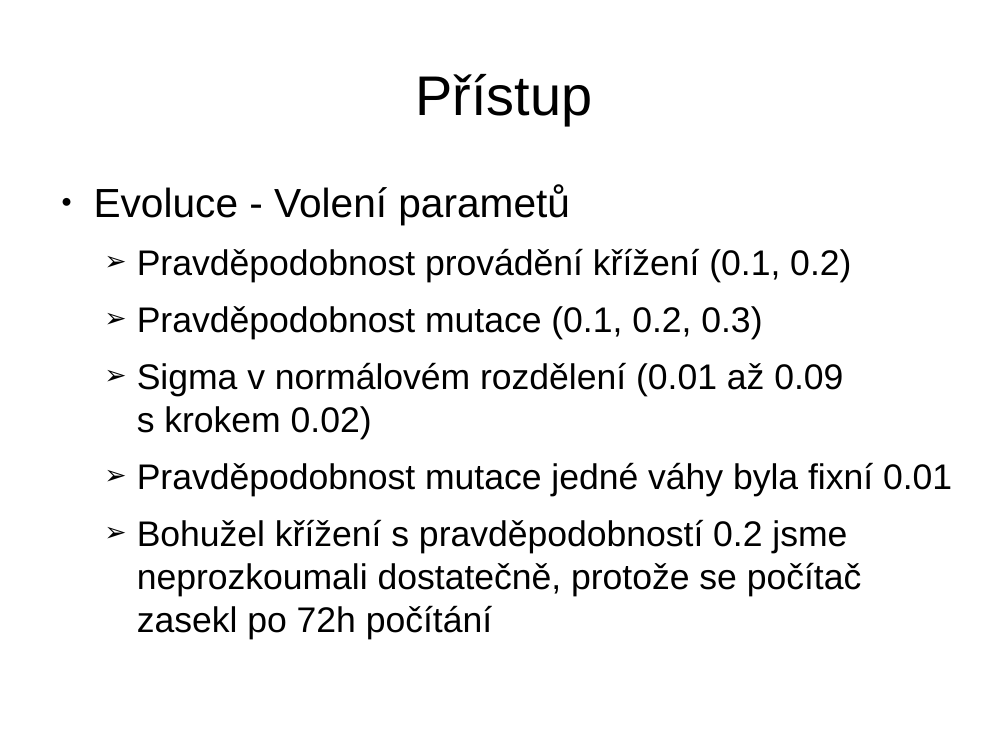
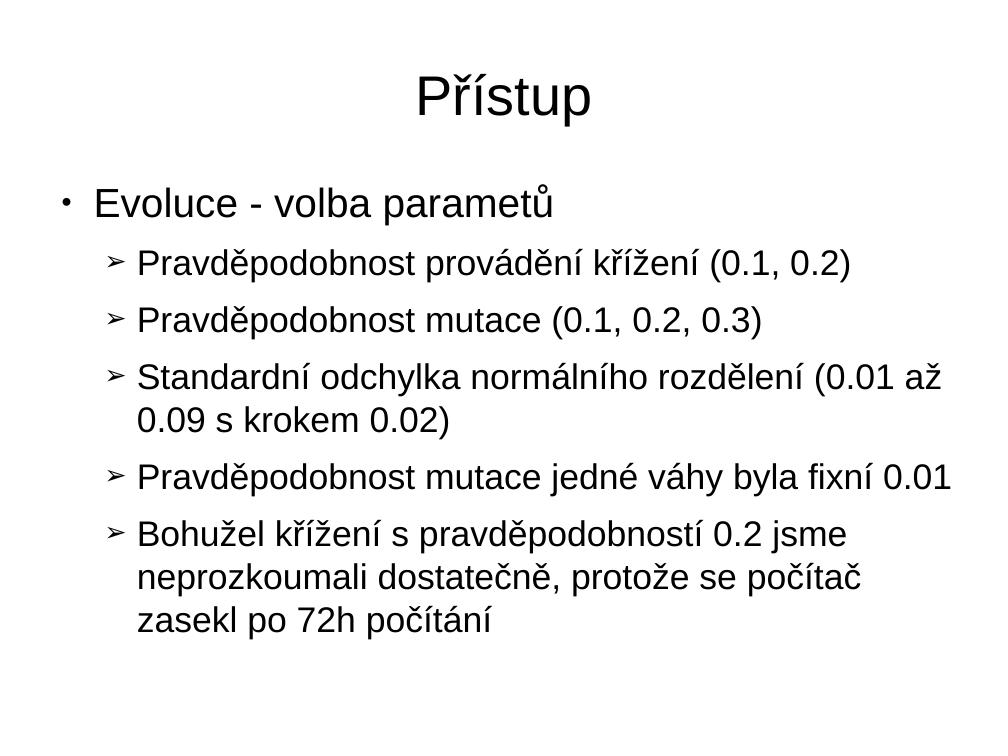
Before and after one commit to hadrava/evolution-stairs, a slide deck: slide 4 of presentation.odp. Drawn at 1008x756 pixels with LibreOffice and Linux fonts; fonts in the diff are those of the drawing. Boxes give left, top, right and bottom in pixels: in the first picture for what was removed or moved away, otherwise in the second. Text is boxed around its words. In the diff, an @@ line names an element or a change of style, - is before the commit and + after.

Commit message:
Presentation typos

```diff
--- a/presentation.odp
+++ b/presentation.odp
@@ text at (x1=94, y1=185, x2=555, y2=225): text changed @@
-● Evoluce - Volení parametů
+● Evoluce - volba parametů
@@ text at (x1=137, y1=362, x2=943, y2=439): text changed @@
-  ➢ Sigma v normálovém rozdělení (0.01 až 0.09 s krokem 0.02)
+  ➢ Standardní odchylka normálního rozdělení (0.01 až 0.09 s krokem 0.02)
```
Also in this commit, not shown: 4 other slides changed.
